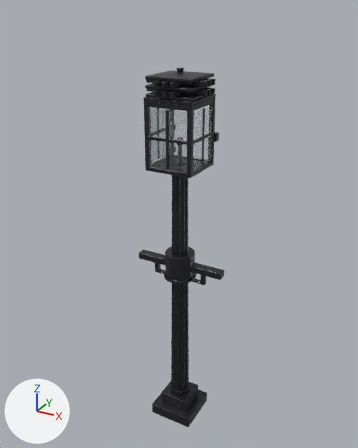
Two versions of the glTF model sandbox/assets/models/gaslamp.glb, one commit apart.
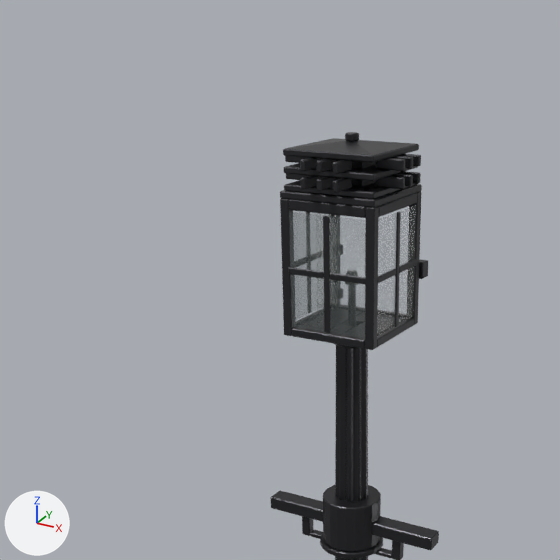
There are two pictures of each version: one whole from a 50 mm lens placed at (1.365, -2.497, 2.73), pointed at (-0.033, 0.046, 1.458), one close up on the part from 0% to 80% of the width and 0% to 64% of the height. Arrows for +X, +Y and +Z are at lower left; the lights stay in place. The first two pictures are the older version. Vertices at exactly the same position are counted once.

Script lines for the objects in view, before the commit:
```python
me_gaslamp = bpy.data.meshes.new('gaslamp')
me_gaslamp.from_pydata(...)  # 2444 vertices, 4628 faces; spans x -0.3..0.3, y -0.19..0.19, z 0.0..2.42
# faces by material slot: [4620, 8]
me_gaslamp.materials.append(mat_iron)  # dark grey #3c3c3f
me_gaslamp.materials.append(mat_glass)  # grey #95a2a0
ob_gaslamp = bpy.data.objects.new('gaslamp', me_gaslamp)
ob_gaslamp.location = (0.0, 0.0, 0.0)
```
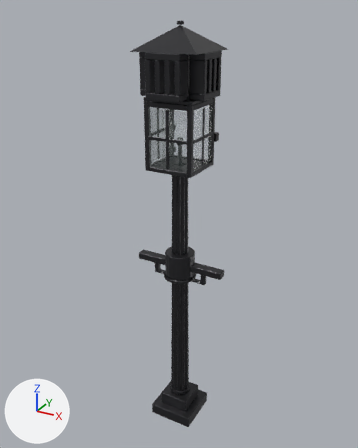
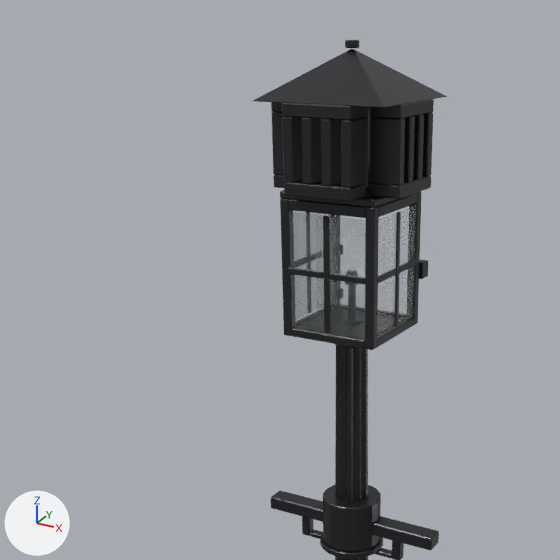
Where the change shows, as pixel boxes [x1, y1, x2, y2] in the close-ups (560 x 560 px; the box of a moved part takes in the faces that stretch with it):
```json
{"object": "gaslamp", "change": "reshaped", "before": [270, 132, 439, 560], "after": [253, 40, 447, 560]}
{"part": 1, "of": "me_gaslamp", "change": "moved or reshaped", "before": [399, 154, 421, 166], "after": [413, 114, 424, 179]}
{"part": 2, "of": "me_gaslamp", "change": "moved or reshaped", "before": [376, 158, 405, 171], "after": [404, 116, 415, 182]}
{"part": 3, "of": "me_gaslamp", "change": "moved or reshaped", "before": [285, 156, 310, 163], "on screen": "not visible afterwards"}
{"part": 4, "of": "me_gaslamp", "change": "moved or reshaped", "before": [300, 158, 320, 171], "after": [301, 118, 322, 184]}
{"part": 5, "of": "me_gaslamp", "change": "moved or reshaped", "before": [332, 160, 352, 174], "after": [321, 119, 341, 186]}
{"part": 6, "of": "me_gaslamp", "change": "moved or reshaped", "before": [345, 132, 359, 141], "after": [345, 40, 359, 48]}
{"part": 7, "of": "me_gaslamp", "change": "added", "after": [365, 107, 370, 189]}
{"part": 8, "of": "me_gaslamp", "change": "added", "after": [253, 49, 447, 108]}
{"part": 9, "of": "me_gaslamp", "change": "deleted", "before": [283, 138, 421, 192]}
{"part": 10, "of": "me_gaslamp", "change": "built on", "before": [284, 163, 418, 199], "after": [271, 99, 434, 201]}
```

Edits to the scene script, one JSON object a line:
```json
{"block": "me_gaslamp", "where": "# used by ob_gaslamp; location = (0.0, 0.0, 0.0)"}
{"op": "remove", "block": "me_gaslamp", "code": "me_gaslamp.from_pydata(...)  # 2444 vertices, 4628 faces; spans x -0.3..0.3, y -0.19..0.19, z 0.0..2.42"}
{"op": "add", "block": "me_gaslamp", "code": "me_gaslamp.from_pydata(...)  # 2332 vertices, 4480 faces; spans x -0.3..0.3, y -0.2..0.2, z 0.0..2.66"}
{"block": "me_gaslamp", "change": "me_gaslamp part 1: the loose piece of 24 vertices spanning x 0.1..0.19, y 0.04..0.06, z 2.34..2.37 is scaled about its middle by (1.09, 2.08, 6.32), then moved by (0.01, -0.02, 0.04)"}
{"block": "me_gaslamp", "change": "me_gaslamp part 2: the loose piece of 24 vertices spanning x 0.1..0.19, y -0.06..-0.04, z 2.34..2.37 is scaled about its middle by (1.09, 2.08, 6.32), then moved by (0.01, 0.02, 0.04)"}
{"block": "me_gaslamp", "change": "me_gaslamp part 3: the loose piece of 24 vertices spanning x -0.19..-0.1, y -0.06..-0.04, z 2.34..2.37 is scaled about its middle by (1.09, 2.08, 6.32), then moved by (-0.01, 0.02, 0.04)"}
{"block": "me_gaslamp", "change": "me_gaslamp part 4: the loose piece of 24 vertices spanning x -0.06..-0.04, y -0.19..-0.1, z 2.34..2.37 is scaled about its middle by (2.08, 1.09, 6.32), then moved by (0.02, -0.01, 0.04)"}
{"block": "me_gaslamp", "change": "me_gaslamp part 5: the loose piece of 24 vertices spanning x 0.04..0.06, y -0.19..-0.1, z 2.34..2.37 is scaled about its middle by (2.08, 1.09, 6.32), then moved by (-0.02, -0.01, 0.04)"}
{"block": "me_gaslamp", "change": "me_gaslamp part 6: the loose piece of 60 vertices spanning x -0.02..0.02, y -0.02..0.02, z 2.4..2.42 is moved by (0.0, 0.0, 0.24)"}
{"block": "me_gaslamp", "change": "me_gaslamp part 7: a new loose piece of 48 vertices spanning x -0.05..0.05, y -0.05..0.05, z 2.27..2.53, in mat_iron (dark grey #3c3c3f)"}
{"block": "me_gaslamp", "change": "me_gaslamp part 8: a new loose piece of 16 vertices spanning x -0.2..0.2, y -0.2..0.2, z 2.51..2.64, in mat_iron (dark grey #3c3c3f)"}
{"block": "me_gaslamp", "change": "me_gaslamp part 9: 19 loose pieces with 464 vertices, spanning x -0.19..0.19, y -0.19..0.19, z 2.29..2.4, are deleted"}
{"block": "me_gaslamp", "change": "me_gaslamp part 10: 4 vertices moved within x -0.11..0.1, y -0.11..0.11, z 2.27; 56 vertices removed from x -0.14..0.14, y -0.14..0.14, z 2.27..2.34; 344 vertices added at x -0.2..0.2, y -0.2..0.2, z 2.27..2.51"}
{"block": "me_gaslamp", "change": "other edits to the shape of me_gaslamp do not show in these pictures"}
```
